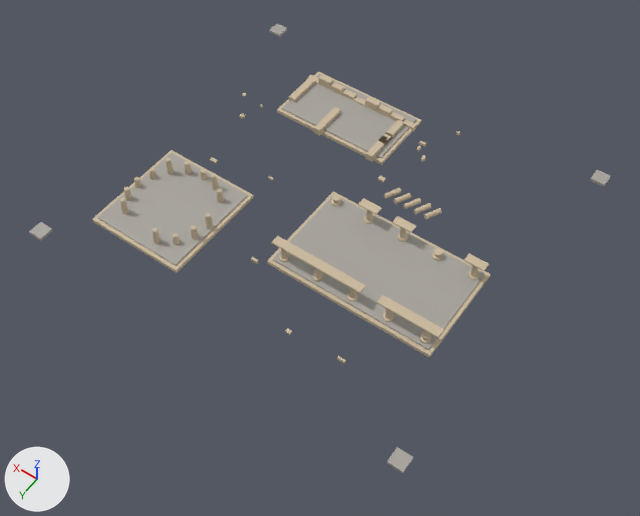
Before and after pictures for a commit that changed the FBX model unity/Assets/Models/Buildings/landmark-ancient_ruins/0/top-prebuilt.fbx.
The view is the same before and after, from a 50 mm lens placed at (-86.2, 124.1, 170.6), pointed at (-4.3, 9.3, -9.7). The axes (+X, +Y, +Z) are drawn at lower left. The lights are the same throughout. The older version comes first. Where no turn or scale is listed for an object, it has been applied to the vertices.

Objects in the first picture: 'landmark-ancient_ruins/0/top-prebuilt'.
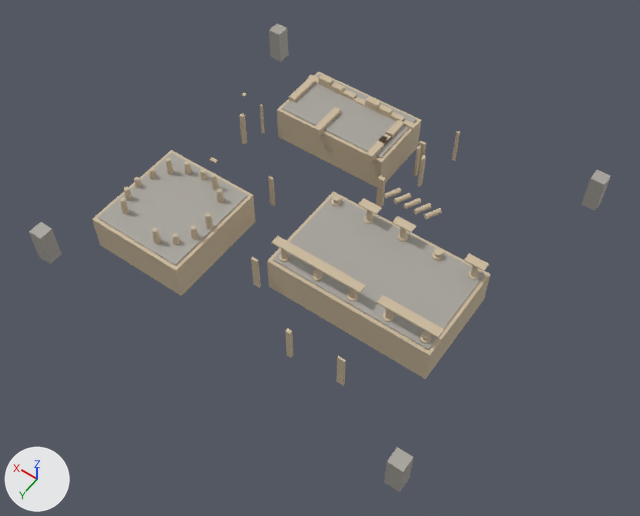
Pixel boxes (x1, y1, x2, y2) of what changed, in the pictures (640 x 516 px; the box of a moved part takes in the faces that stretch with it):
```json
{"object": "landmark-ancient_ruins/0/top-prebuilt", "change": "reshaped", "before": [29, 24, 611, 473], "after": [29, 24, 611, 492]}
{"part": 1, "of": "me_landmark_ancient_ruins_0_top_prebuilt", "change": "moved or reshaped", "before": [176, 29, 460, 272], "after": [176, 29, 460, 296]}
{"part": 2, "of": "me_landmark_ancient_ruins_0_top_prebuilt", "change": "moved or reshaped", "before": [267, 261, 430, 473], "after": [267, 261, 430, 492]}
{"part": 3, "of": "me_landmark_ancient_ruins_0_top_prebuilt", "change": "moved or reshaped", "before": [29, 219, 177, 273], "after": [29, 219, 181, 295]}
{"part": 4, "of": "me_landmark_ancient_ruins_0_top_prebuilt", "change": "moved or reshaped", "before": [429, 276, 490, 358], "after": [426, 276, 490, 378]}
{"part": 5, "of": "me_landmark_ancient_ruins_0_top_prebuilt", "change": "moved or reshaped", "before": [590, 176, 611, 187], "after": [581, 176, 611, 211]}
```

Edits to the scene script, one JSON object a line:
```json
{"block": "me_landmark_ancient_ruins_0_top_prebuilt", "where": "# used by ob_landmark_ancient_ruins_0_top_prebuilt; location = (0.0, 0.0, 0.0)"}
{"block": "me_landmark_ancient_ruins_0_top_prebuilt", "where": "# before: 0 (-55.0, -51.0, -0.5) at pixel (610, 177), 3 (-55.0, -47.0, -0.5) at pixel (603, 186), 4 (-51.0, -51.0, -0.5) at pixel (596, 171), 5 (-51.0, -47.0, -0.5) at pixel (589, 180)"}
{"op": "remove", "block": "me_landmark_ancient_ruins_0_top_prebuilt", "code": "me_landmark_ancient_ruins_0_top_prebuilt.from_pydata(...)  # 1684 vertices, 1310 faces; spans x -55.0..55.0, y -51.0..51.0, z -0.5..6.2"}
{"op": "add", "block": "me_landmark_ancient_ruins_0_top_prebuilt", "code": "me_landmark_ancient_ruins_0_top_prebuilt.from_pydata(...)  # 1684 vertices, 1310 faces; spans x -55.0..55.0, y -51.0..51.0, z -10.0..6.2"}
{"block": "me_landmark_ancient_ruins_0_top_prebuilt", "change": "me_landmark_ancient_ruins_0_top_prebuilt part 1: 61 of the vertices in x -14.8..55.0, y -51.0..39.0, z -0.5..0.0 are scaled about their middle by (1, 1, 0), then moved by (0.0, 0.0, -9.7)"}
{"block": "me_landmark_ancient_ruins_0_top_prebuilt", "change": "me_landmark_ancient_ruins_0_top_prebuilt part 2: 13 of the vertices in x -55.0..-14.8, y 24.0..51.0, z -0.5..0.0 are scaled about their middle by (1, 1, 0), then moved by (0.0, 0.0, -9.7)"}
{"block": "me_landmark_ancient_ruins_0_top_prebuilt", "change": "me_landmark_ancient_ruins_0_top_prebuilt part 3: 5 of the vertices in x 45.0..55.0, y 39.0..51.0, z -0.5 are scaled about their middle by (1, 1, 0), then moved by (0.0, 0.0, -9.7)"}
{"block": "me_landmark_ancient_ruins_0_top_prebuilt", "change": "me_landmark_ancient_ruins_0_top_prebuilt part 4: 1 of the vertices in x -45.0, y -4.0, z -0.5 are scaled about their middle by (1, 1, 0), then moved by (0.0, 0.0, -9.7)"}
{"block": "me_landmark_ancient_ruins_0_top_prebuilt", "change": "me_landmark_ancient_ruins_0_top_prebuilt part 5"}
{"op": "add", "block": "me_landmark_ancient_ruins_0_top_prebuilt", "code": "for i in [0, 3, 4, 5]: me_landmark_ancient_ruins_0_top_prebuilt.vertices[i].co += Vector((0.0, 0.0, -9.5))"}
```
